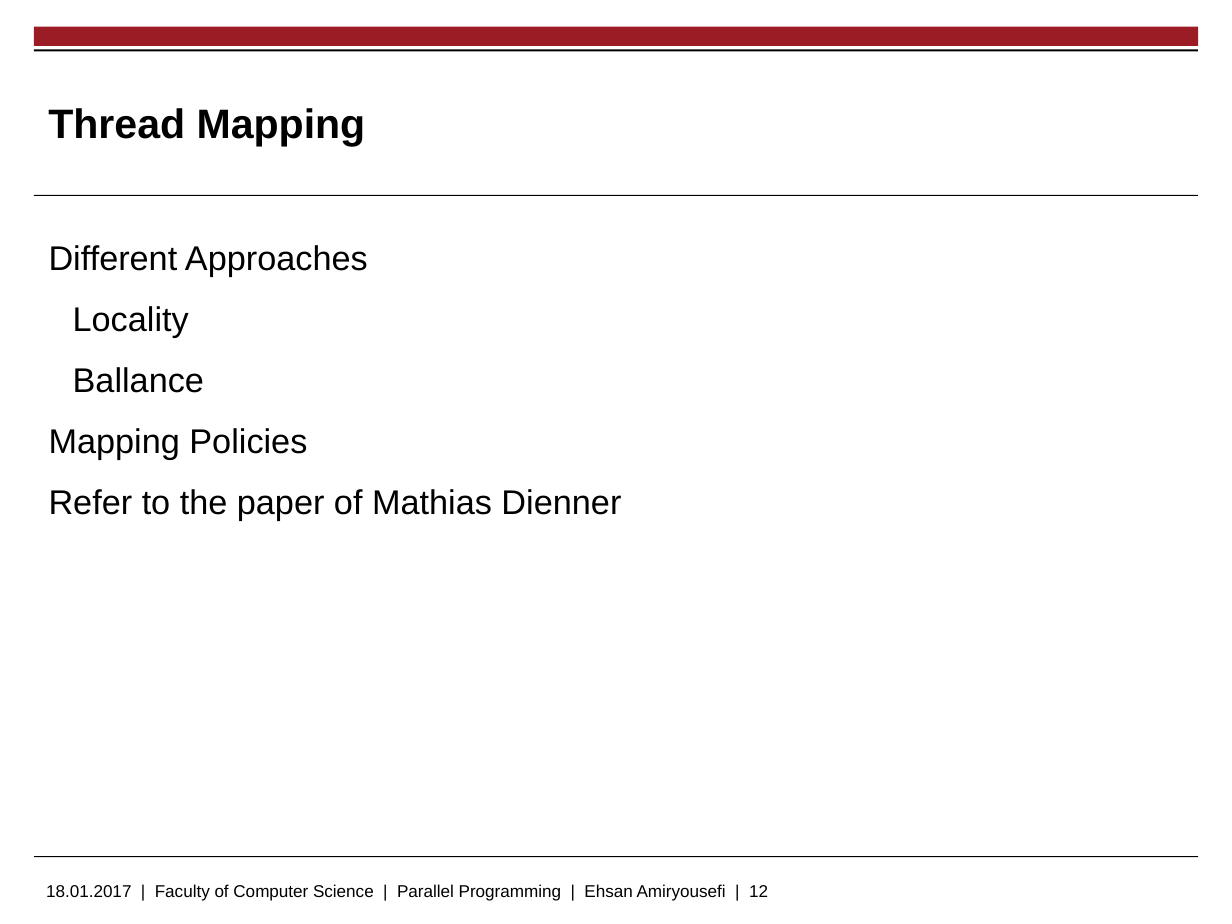
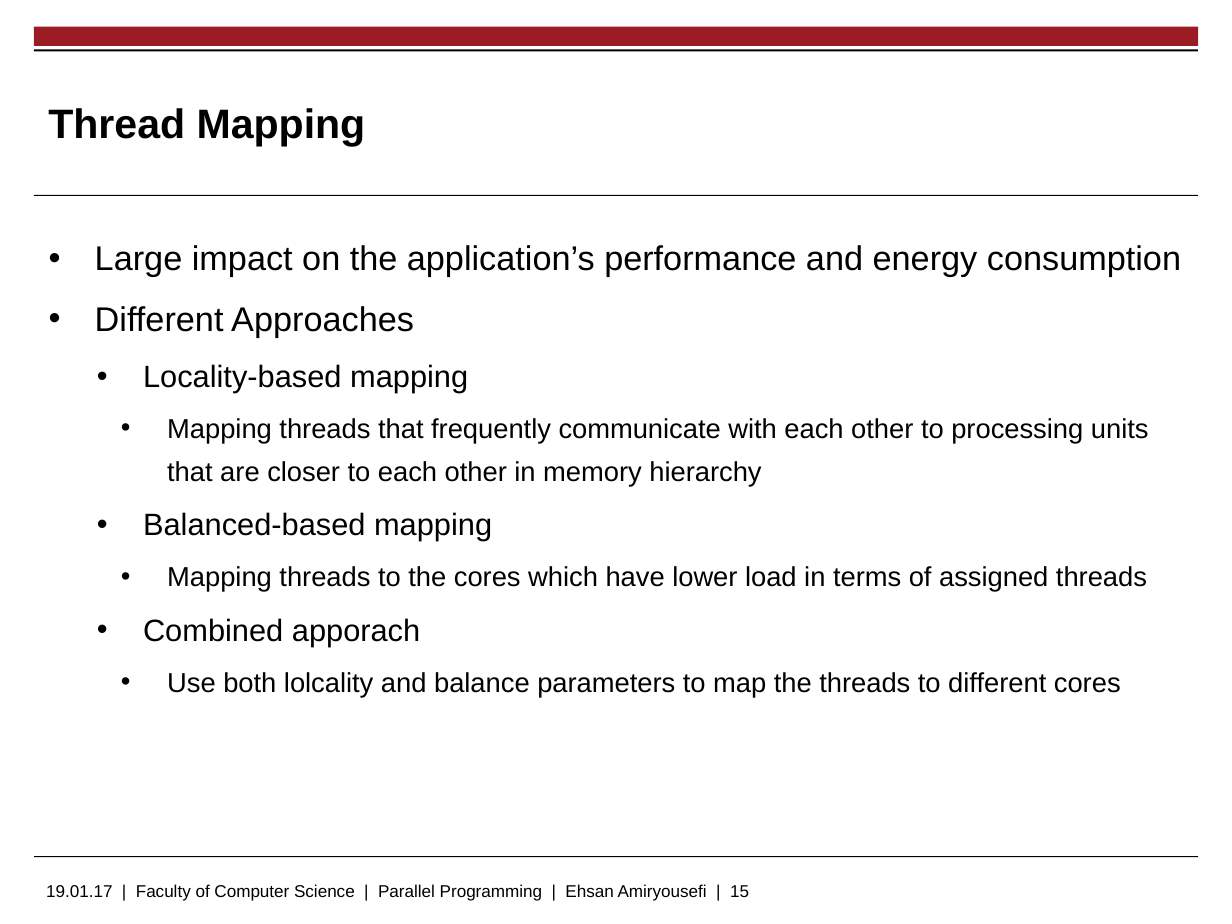
Before and after one commit to EhsanAmiryousefi/MasterThesis, a slide deck: slide 15 of Presentations/Proposal.pptx (slide 12 before the commit). Drawn at 1232x924 pixels with LibreOffice and Linux fonts; fonts in the diff are those of the drawing; background and template pictures are left out. Boxes give left, top, right and bottom in pixels: in the first picture for what was removed or moved away, otherwise in the second. Text is boxed around its words. In the diff, an @@ line names an element or a change of style, - is before the commit and + after.

```diff
--- a/Presentations/Proposal.pptx
+++ b/Presentations/Proposal.pptx
@@ text at [95, 245, 1181, 277]: paragraph added @@
+• Large impact on the application’s performance and energy consumption
@@ text at [95, 306, 414, 338]: bullet none to • @@
@@ text at [143, 364, 1149, 697]: text changed; size 20 to 16 pt @@
-Locality
-Ballance
-Mapping Policies
-Refer to the paper of Mathias Dienner
+    • Locality-based mapping
+      • Mapping threads that frequently communicate with each other to processing units that are closer to each other in memory hierarchy
+    • Balanced-based mapping
+      • Mapping threads to the cores which have lower load in terms of assigned threads
+    • Combined apporach
+      • Use both lolcality and balance parameters to map the threads to different cores
@@ text at [46, 884, 749, 901]: text changed @@
-18.01.2017 | Faculty of Computer Science | Parallel Programming | Ehsan Amiryousefi | 12
+19.01.17 | Faculty of Computer Science | Parallel Programming | Ehsan Amiryousefi | 15
```
Also in this commit, not shown: 2 other slides changed, 7 slides added, 1 slide removed, 2 other files.
